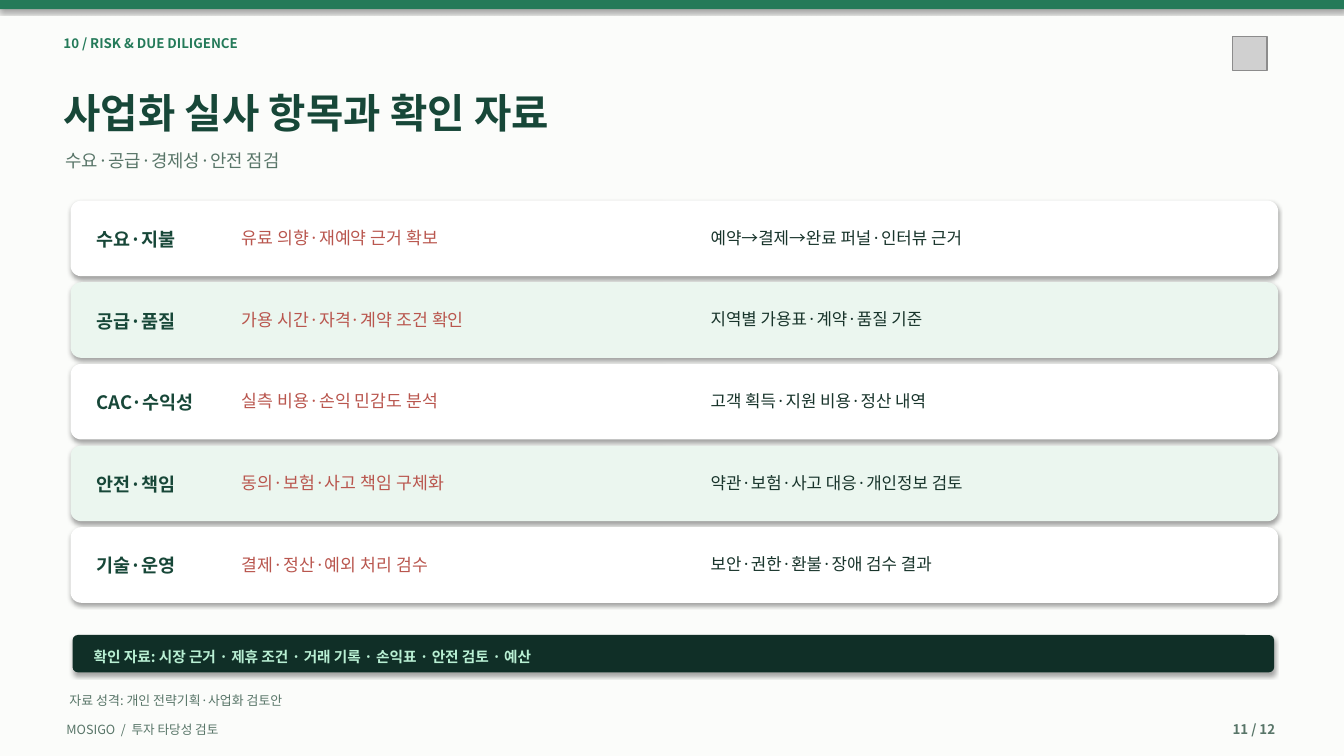
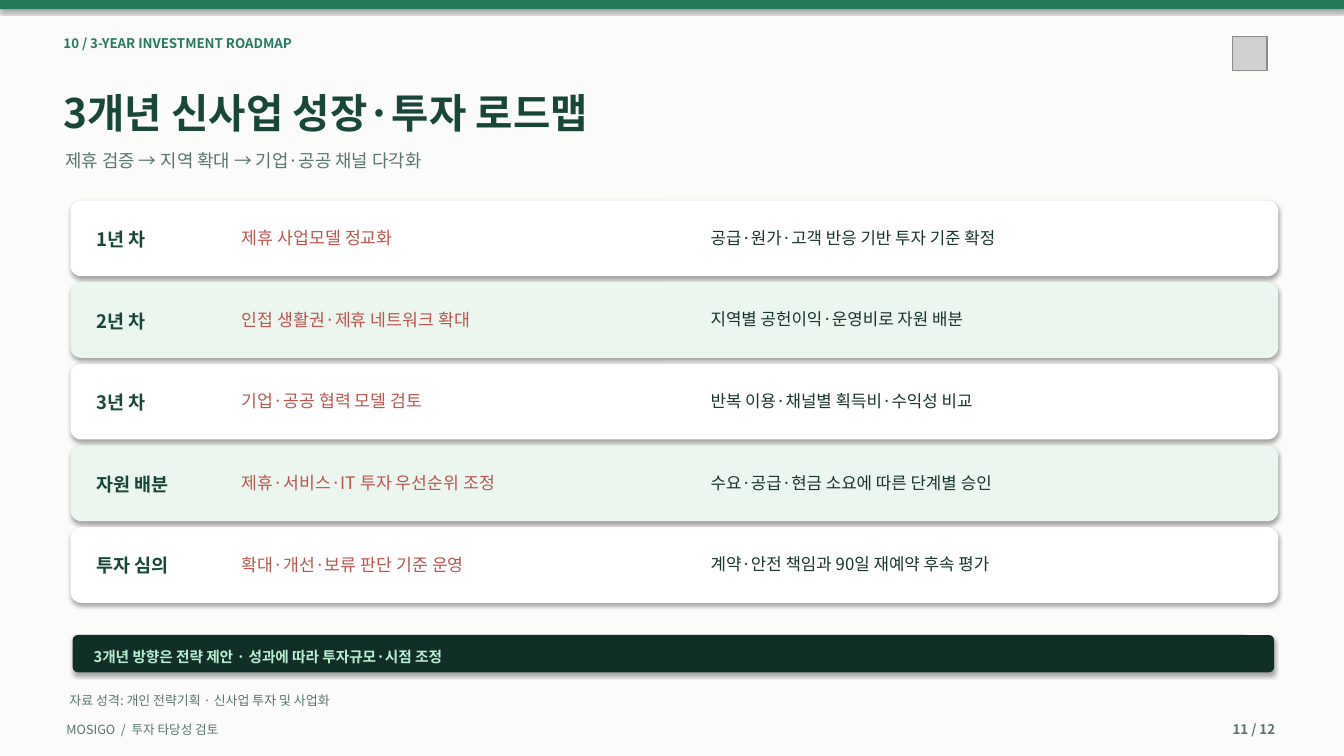
Before and after one commit to dohyunkimmm/mosigo-case-study, a slide deck: slide 11 of downloads/MOSIGO_IR_Investment_Review_12slides.pptx. Drawn at 1344x756 pixels with LibreOffice and Linux fonts; fonts in the diff are those of the drawing; grey boxes stand for pictures. Boxes give left, top, right and bottom in pixels: in the first picture for what was removed or moved away, otherwise in the second. Text is boxed around its words. In the diff, an @@ line names an element or a change of style, - is before the commit and + after.

```diff
--- a/downloads/MOSIGO_IR_Investment_Review_12slides.pptx
+++ b/downloads/MOSIGO_IR_Investment_Review_12slides.pptx
@@ text at (63, 38, 292, 48): text changed @@
-10 / RISK & DUE DILIGENCE
+10 / 3-YEAR INVESTMENT ROADMAP
@@ text at (63, 94, 588, 132): text changed @@
-사업화 실사 항목과 확인 자료
+3개년 신사업 성장·투자 로드맵
@@ text at (65, 152, 421, 169): text changed @@
-수요·공급·경제성·안전 점검
+제휴 검증 → 지역 확대 → 기업·공공 채널 다각화
@@ text at (97, 230, 146, 248): text changed @@
-수요·지불
+1년 차
@@ text at (242, 229, 393, 246): text changed @@
-유료 의향·재예약 근거 확보
+제휴 사업모델 정교화
@@ text at (711, 230, 995, 246): text changed @@
-예약→결제→완료 퍼널·인터뷰 근거
+공급·원가·고객 반응 기반 투자 기준 확정
@@ text at (97, 312, 146, 330): text changed @@
-공급·품질
+2년 차
@@ text at (242, 311, 470, 328): text changed @@
-가용 시간·자격·계약 조건 확인
+인접 생활권·제휴 네트워크 확대
@@ text at (711, 311, 963, 327): text changed @@
-지역별 가용표·계약·품질 기준
+지역별 공헌이익·운영비로 자원 배분
@@ text at (97, 393, 146, 411): text changed @@
-CAC·수익성
+3년 차
@@ text at (242, 392, 423, 409): text changed @@
-실측 비용·손익 민감도 분석
+기업·공공 협력 모델 검토
@@ text at (711, 393, 973, 409): text changed @@
-고객 획득·지원 비용·정산 내역
+반복 이용·채널별 획득비·수익성 비교
@@ text at (97, 475, 169, 493): text changed @@
-안전·책임
+자원 배분
@@ text at (242, 474, 495, 491): text changed @@
-동의·보험·사고 책임 구체화
+제휴·서비스·IT 투자 우선순위 조정
@@ text at (711, 475, 992, 491): text changed @@
-약관·보험·사고 대응·개인정보 검토
+수요·공급·현금 소요에 따른 단계별 승인
@@ text at (97, 556, 169, 574): text changed @@
-기술·운영
+투자 심의
@@ text at (242, 556, 464, 573): text changed @@
-결제·정산·예외 처리 검수
+확대·개선·보류 판단 기준 운영
@@ text at (711, 556, 989, 572): text changed @@
-보안·권한·환불·장애 검수 결과
+계약·안전 책임과 90일 재예약 후속 평가
@@ text at (94, 649, 442, 664): text changed @@
-확인 자료: 시장 근거 · 제휴 조건 · 거래 기록 · 손익표 · 안전 검토 · 예산
+3개년 방향은 전략 제안 · 성과에 따라 투자규모·시점 조정
@@ text at (69, 694, 330, 706): text changed @@
-자료 성격: 개인 전략기획·사업화 검토안
+자료 성격: 개인 전략기획 · 신사업 투자 및 사업화
```
Also in this commit, not shown: 11 other slides changed, 25 other files.
